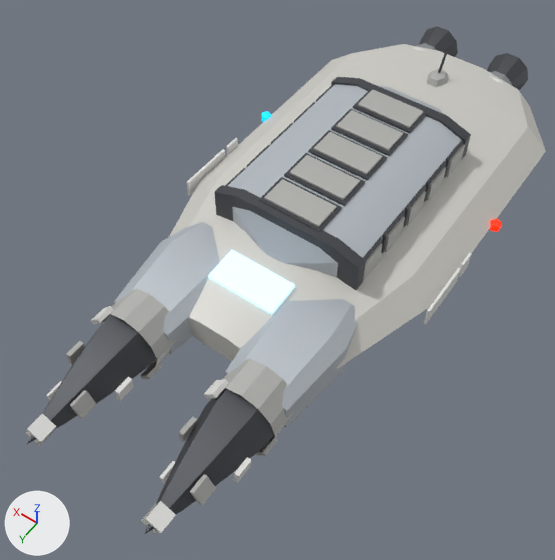
Before and after pictures for a commit that changed the glTF model godot/assets/ships/unit_miner_100.glb.
Before and after are seen from a 50 mm lens placed at (-0.792, 1.327, 1.658), pointed at (0.016, 0.197, -0.118). The lights are fixed; the arrows at lower left show +X, +Y and +Z. The older version comes first. Where no turn or scale is listed for an object, it has been applied to the vertices. Vertices at exactly the same position are counted once.

In view in the first picture: 'Hull', 'Rotor_Drill_L', 'Rotor_Drill_R'.
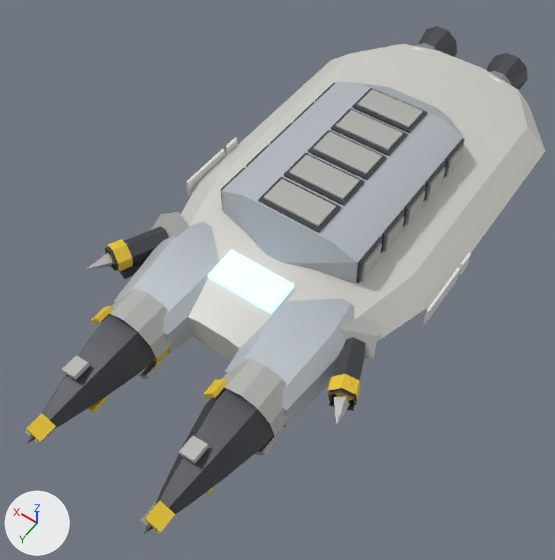
Where the change shows, as pixel boxes [x1, y1, x2, y2] in the pictures (555 x 560 px; the box of a moved part takes in the faces that stretch with it):
'Hull', reshaped: before [114, 26, 546, 428]; after [105, 26, 545, 428]
'Rotor_Drill_L', reshaped, moved: before [141, 359, 294, 535]; after [140, 359, 293, 534]
'Rotor_Drill_R', reshaped, moved: before [25, 289, 177, 446]; after [25, 288, 178, 446]
'Harpoon_1', added: after [334, 382, 357, 425]
    faces in mat_shippanel (grey #b5b5b1): [334, 397, 350, 425]
'Harpoon_0', added: after [87, 242, 119, 269]
    faces in mat_shippanel (grey #b5b5b1): [87, 253, 113, 269]
part 1 of me_hull, deleted: before [214, 52, 502, 290]
part 2 of me_hull, built on: before [189, 221, 313, 322]; after [105, 212, 312, 322]
part 3 of me_hull, added: after [328, 319, 380, 411]
part 4 of me_hull, moved or reshaped: before [338, 122, 463, 258]; after [333, 118, 465, 263]
part 5 of me_rotor_drill_l, moved or reshaped (mostly hidden afterwards): before [159, 461, 175, 484]; after [206, 484, 217, 495]
part 6 of me_rotor_drill_l, moved or reshaped: before [190, 475, 216, 506]; after [179, 436, 209, 463]
part 7 of me_rotor_drill_l, deleted: before [179, 417, 197, 442]
part 8 of me_rotor_drill_l, deleted: before [233, 457, 252, 483]
part 9 of me_rotor_drill_l, recoloured: [145, 379, 275, 533] in both
part 10 of me_rotor_drill_r, moved or reshaped: before [46, 381, 61, 400]; after [88, 397, 107, 413]
part 11 of me_rotor_drill_r, moved or reshaped: before [70, 390, 96, 419]; after [61, 356, 90, 380]
part 12 of me_rotor_drill_r, deleted: before [66, 341, 85, 365]
part 13 of me_rotor_drill_r, deleted: before [115, 377, 133, 401]
part 14 of me_rotor_drill_r, recoloured: [27, 306, 170, 442] in both

Edits to the bpy script that builds the scene:
```text
Change me_hull:
    remove me_hull.from_pydata(...)  # 722 vertices, 1232 faces; spans x -0.44..0.44, y -1.0..0.58, z -0.15..0.15
    add me_hull.from_pydata(...)  # 729 vertices, 1214 faces; spans x -0.42..0.42, y -1.0..0.58, z -0.15..0.15
    me_hull part 1: 6 loose pieces with 77 vertices, spanning x -0.44..0.44, y -0.74..0.19, z -0.07..0.14, are deleted
    me_hull part 2: 1 vertex moved within x 0.1, y 0.39, z 0.03; 1 vertex removed from x 0.09, y 0.39, z 0.03; 43 vertices added at x 0.1..0.41, y 0.24..0.5, z -0.07..0.04
    me_hull part 3: 42 vertices added at x -0.41..-0.24, y 0.24..0.5, z -0.07..0.04
    me_hull part 4: 1 vertex moved within x -0.22, y -0.42, z 0.11; 1 vertex removed from x -0.23, y -0.42, z 0.11; 1 vertex added at x -0.22, y -0.42, z 0.11
    other edits to the shape of me_hull do not show in these pictures
    remove me_hull.materials.append(mat_lightred)  # red #bc1900, glowing red #ff2700
    remove me_hull.materials.append(mat_light)  # blue #0089cb, glowing cyan #00b3ff
    add me_hull.materials.append(mat_hazard)  # yellow #edc830
Change me_rotor_drill_l:
    remove me_rotor_drill_l.from_pydata(...)  # 119 vertices, 174 faces; spans x -0.098..0.098, y -0.097..0.39, z -0.098..0.098
    add me_rotor_drill_l.from_pydata(...)  # 103 vertices, 150 faces; spans x -0.098..0.098, y -0.097..0.39, z -0.098..0.098
    me_rotor_drill_l part 5: the loose piece of 8 vertices spanning x 0.033..0.067, y 0.214..0.264, z -0.051..-0.004 is turned 72 degrees about the y axis through its middle, then moved by (-0.063, -0.052, -0.042), in mat_hazard (yellow #edc830)
    me_rotor_drill_l part 6: the loose piece of 8 vertices spanning x -0.067..-0.033, y 0.214..0.264, z 0.004..0.051 is turned 72 degrees about the y axis through its middle, then moved by (0.063, -0.052, 0.042)
    me_rotor_drill_l part 7: the loose piece of 8 vertices spanning x 0.073..0.092, y 0.11..0.16, z -0.013..0.034 is deleted
    me_rotor_drill_l part 8: the loose piece of 8 vertices spanning x -0.092..-0.073, y 0.11..0.16, z -0.034..0.013 is deleted
    me_rotor_drill_l part 9: 36 faces spanning x -0.098..0.098, y -0.078..0.368, z -0.098..0.09 switch from mat_accent (white #e7e7e5) to mat_hazard (yellow #edc830)
Change me_rotor_drill_r:
    remove me_rotor_drill_r.from_pydata(...)  # 119 vertices, 174 faces; spans x -0.098..0.098, y -0.097..0.39, z -0.098..0.098
    add me_rotor_drill_r.from_pydata(...)  # 103 vertices, 150 faces; spans x -0.098..0.098, y -0.097..0.39, z -0.098..0.098
    me_rotor_drill_r part 10: the loose piece of 8 vertices spanning x 0.033..0.067, y 0.214..0.264, z -0.051..-0.004 is turned 72 degrees about the y axis through its middle, then moved by (-0.063, -0.052, -0.042), in mat_hazard (yellow #edc830)
    me_rotor_drill_r part 11: the loose piece of 8 vertices spanning x -0.067..-0.033, y 0.214..0.264, z 0.004..0.051 is turned 72 degrees about the y axis through its middle, then moved by (0.063, -0.052, 0.042)
    me_rotor_drill_r part 12: the loose piece of 8 vertices spanning x 0.073..0.092, y 0.11..0.16, z -0.013..0.034 is deleted
    me_rotor_drill_r part 13: the loose piece of 8 vertices spanning x -0.092..-0.073, y 0.11..0.16, z -0.034..0.013 is deleted
    me_rotor_drill_r part 14: 36 faces spanning x -0.098..0.098, y -0.078..0.368, z -0.098..0.09 switch from mat_accent (white #e7e7e5) to mat_hazard (yellow #edc830)
Change ob_rotor_drill_l:
    ob_rotor_drill_l.location: (-0.191, 0.61, -0.055) -> (-0.19, 0.61, -0.055)
Change ob_rotor_drill_r:
    ob_rotor_drill_r.location: (0.188, 0.61, -0.055) -> (0.19, 0.61, -0.055)
Add ob_harpoon_1:
    ob_harpoon_1 = bpy.data.objects.new('Harpoon_1', me_harpoon_1)  # 21 vertices, 26 faces; spans x -0.027..0.049, y -0.099..0.067, z -0.041..0.036; in mat_shippanel (grey #b5b5b1), mat_hazard (yellow #edc830)
    ob_harpoon_1.location = (-0.383, 0.485, 0.003)
Add ob_harpoon_0:
    ob_harpoon_0 = bpy.data.objects.new('Harpoon_0', me_harpoon_0)  # 21 vertices, 26 faces; spans x -0.049..0.027, y -0.099..0.067, z -0.041..0.036; in mat_shippanel (grey #b5b5b1), mat_hazard (yellow #edc830)
    ob_harpoon_0.location = (0.383, 0.485, 0.003)
```
